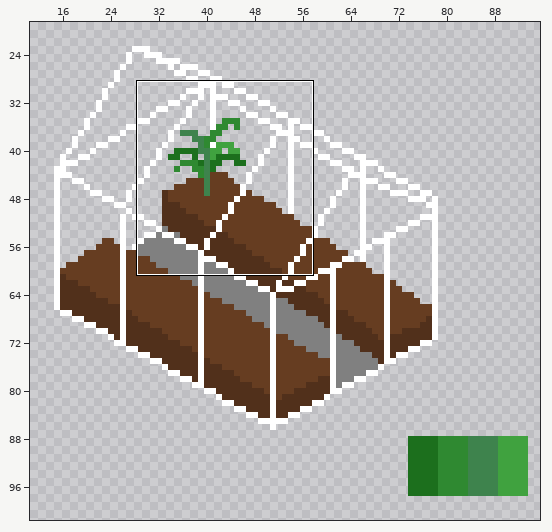
Sprite sheet: textures/tiles/png/greenhouse.png. Above, an overview of the earlier version with the close-up marked.
Close-up. Before the commit:
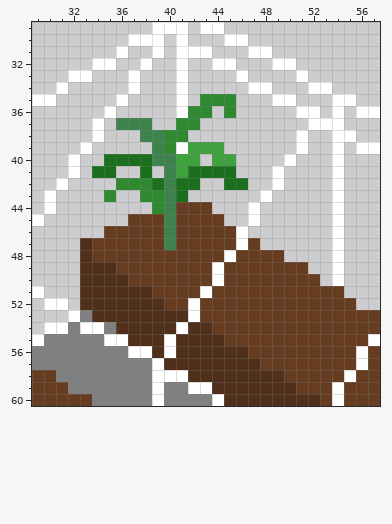
The file is 96x115 pixels. Shown: x 29..57, y 29..60. The wide view leaves out empty margins.
After:
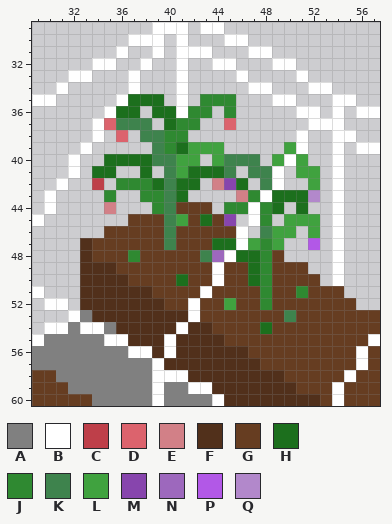
Palette (. is transparent): A #808080  B #ffffff  C #be3f49  D #dc636d  E #d28087  F #51301b  G #663d21  H #1c6f1d  J #2f8931  K #3e834d  L #40a23f  M #8745ad  N #9d68bd  P #b258e7  Q #b288cb
Commit: textures & other shit idk
Diff:
Colour C is added in row 42 at x 34.
Colour D is added in row 37 at x 35 and 45; in row 38 at x 36.
Colour E is added in row 42 at x 44; in row 43 at x 46; in row 44 at x 35.
Colour H is added in row 35 at x 37 to 39; in row 36 at x 36 to 37 and 39 to 40; in row 37 at x 40; in row 43 at x 49 to 51; in row 44 at x 49 and 51.
Colour H replaces colour B in row 39 at x 41.
Colour H replaces colour G in row 45 at x 43; in row 47 at x 44 to 45; in row 48 at x 46 to 47; in row 49 at x 47; in row 50 at x 41 and 47; in row 54 at x 48.
Colour J is added in row 43 at x 47; in row 44 at x 45 to 46 and 48; in row 45 at x 48; in row 47 at x 48.
Colour J replaces colour G in row 48 at x 37 and 48; in rows 49 to 50 at x 48; in row 51 at x 48 and 51; in row 52 at x 48.
Colour K is added in row 40 at x 46 to 47; in row 41 at x 47 to 48; in row 42 at x 48; in row 46 at x 48.
Colour K replaces colour G in row 48 at x 43; in row 53 at x 50.
Colour K replaces colour H in row 41 at x 45.
Colour K replaces colour L in row 40 at x 45.
Colour L is added in row 39 at x 50; in row 40 at x 49 and 51; in row 41 at x 51 to 52; in row 42 at x 52; in row 45 at x 50 to 52; in row 46 at x 49 to 50 and 52.
Colour L is added in row 47 at x 49.
Colour L replaces colour G in row 45 at x 41; in row 47 at x 47; in row 52 at x 45.
Colour M is added in row 45 at x 45.
Colour M replaces colour H in row 42 at x 45.
Colour N replaces colour G in row 48 at x 44.
Colour P is added in row 47 at x 52.
Colour Q is added in row 43 at x 52.
Where, in picture pixels (left, top, right, bottom), the same in both close-ups:
changed: (92, 94, 320, 334)
